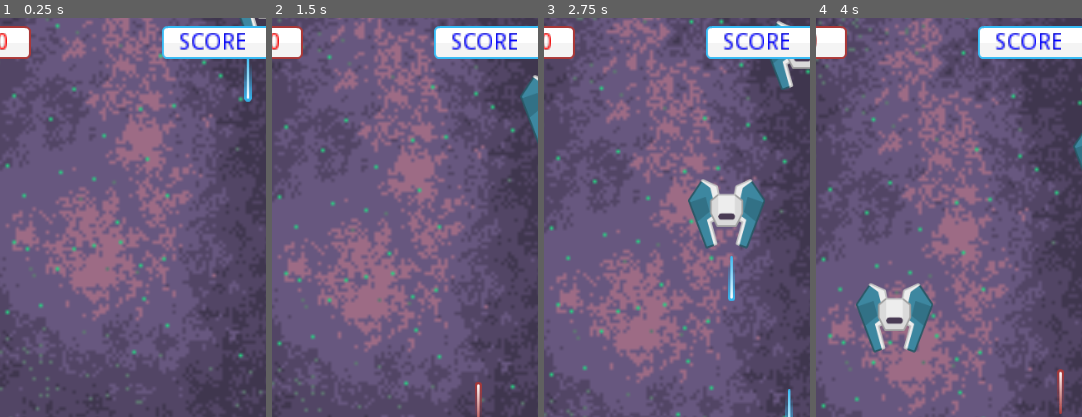
Above: before the commit, frames 1-4 (left to right).
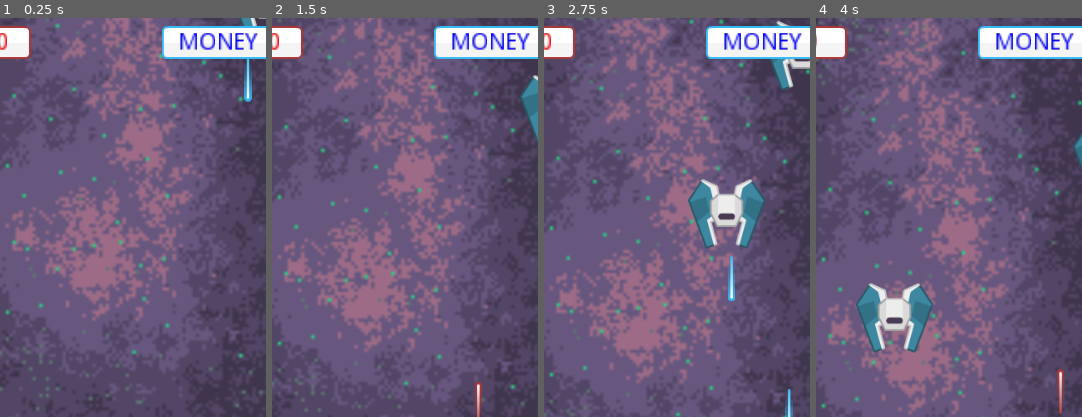
Above: after the commit, the same moments.

Repository: yang-official/super-secret-star-project
Game: Godot game, scene res://levels/demo_level.tscn
Two runs of this game, one before a commit and one after it. Both use one fixed random seed, a clock stepped at 60 frames per second and the inputs below. The project has no main scene, so this scene is started directly.
Inputs (mouse positions are % of the whole screen's width and height, from its top left):
- Up to frame 1 (0.25 s): no input
- Up to frame 2 (1.5 s): tap Enter at 0.5 s; move the mouse to (72, 45) at 0.52 s; hold Right (ui_right) 0.53-1.28 s; tap Space at 0.77 s; move the mouse to (30, 55) at 1.27 s; hold Down (ui_down) from 1.28 s (still down)
- Up to frame 3 (2.75 s): tap Space at 1.52 s; move the mouse to (60, 28) at 2.02 s; release Down (ui_down) at 2.03 s; hold Right (ui_right) from 2.03 s (still down)
- Up to frame 4 (4 s): move the mouse to (45, 70) at 2.77 s; release Right (ui_right) at 2.78 s; hold Up (ui_up) 2.78-3.53 s; tap Space at 3.02, 3.77 s; move the mouse to (80, 65) at 3.52 s; hold Left (ui_left) from 3.53 s (still down)
The pictures show only the part of the screen within x 32-82%, y 0-50%; the shares and areas given below are measured in that part.

The runs differ from the first frame. In frame 1, 0.9% of the frame differs, in the area x 67-97%, y 3-9%; in frame 2, 0.9%; in frame 3, 0.9%; in frame 4, 0.9%.

Commit message:
updated money system

Diff:
--- a/entities/enemy/Drone.gd
+++ b/entities/enemy/Drone.gd
@@ -6,7 +6,8 @@
 var can_shoot = true
 var view_size = get_viewport_rect().size
 const drops = [
-	preload("res://entities/powerups/powerup_hp.tscn")
+	preload("res://entities/powerups/powerup_hp.tscn"),
+	preload("res://entities/powerups/powerup_money.tscn")
 ]
 
 func _ready():
@@ -25,7 +26,6 @@
 	HP = new_value
 	if HP <= 0:
 		create_explosion()
-		get_node("/root/demo_level/HUD/score").score += 10
 		spawn_drop()
 		queue_free()
 	pass
@@ -48,6 +48,10 @@
 func spawn_drop():
 	var pos = get_node("gun").get_global_position()
 	var stage_node = get_parent()
-	var drop = drops[0].instance()
-	drop.set_position(pos)
-	stage_node.add_child(drop)
+	randomize()
+	var i = randi() % 3
+	i = 1
+	if i < 2:
+		var drop = drops[i].instance()
+		drop.set_position(pos)
+		stage_node.add_child(drop)
--- a/entities/enemy/Enemy.gd
+++ b/entities/enemy/Enemy.gd
@@ -23,7 +23,6 @@
 	HP = new_value
 	if HP <= 0:
 		create_explosion()
-		get_node("/root/demo_level/HUD/score").score += 5
 		queue_free()
 	pass
 
--- a/entities/player/Player.gd
+++ b/entities/player/Player.gd
@@ -5,6 +5,8 @@
 
 export var MOVE_SPEED = 400
 export var MAX_HP = 10
+export var MONEY = 999
+export var money = 0
 onready var hp = MAX_HP setget _set_HP
 onready var invulnerability_timer = $invulnerability_timer
 onready var effects_animation = $effects_animation
@@ -13,6 +15,7 @@
 var can_shoot = true
 
 signal hp_updated(hp)
+signal money_updated(money)
 signal destroyed()
 
 func _ready():
@@ -55,6 +58,7 @@
 	if invulnerability_timer.is_stopped():
 		invulnerability_timer.start()
 		_set_HP(hp - amount)
+		_set_money(money)
 		effects_animation.play("damage_flash")
 
 # Health
@@ -67,6 +71,14 @@
 		create_explosion()
 		emit_signal("destroyed")
 		queue_free()
+	pass
+
+# Money
+func _set_money(new_value):
+	var prev_money = money
+	money = clamp(new_value, 0, MAX_HP)
+	if money != prev_money:
+		emit_signal("money_updated", money)
 	pass
 
 # Shooting front cannon
--- a/entities/powerups/powerup_hp.tscn
+++ b/entities/powerups/powerup_hp.tscn
@@ -1,13 +1,17 @@
-[gd_scene load_steps=4 format=2]
+[gd_scene load_steps=5 format=2]
 
 [ext_resource path="res://entities/powerups/powerup.tscn" type="PackedScene" id=1]
 [ext_resource path="res://entities/powerups/powerup_hp.gd" type="Script" id=2]
+[ext_resource path="res://assets/sprites/powerups/powerupRed_star.png" type="Texture" id=3]
 
 [sub_resource type="RectangleShape2D" id=1]
-extents = Vector2( 11.1976, 11.4619 )
+extents = Vector2( 16.8444, 17.1086 )
 
 [node name="powerup_hp" instance=ExtResource( 1 )]
 script = ExtResource( 2 )
+
+[node name="Sprite" parent="." index="0"]
+texture = ExtResource( 3 )
 
 [node name="CollisionShape2D" parent="." index="1"]
 rotation = 0.0
--- /dev/null
+++ b/entities/powerups/powerup_money.gd
@@ -0,0 +1,12 @@
+# Powerup to restore HP
+
+extends "res://entities/powerups/powerup.gd"
+
+func _ready():
+	connect("area_entered", self, "_on_area_entered")
+	pass
+
+func _on_area_entered(other):
+	if other.is_in_group("player"):
+		other.money += 10
+		queue_free()
--- /dev/null
+++ b/entities/powerups/powerup_money.tscn
@@ -0,0 +1,15 @@
+[gd_scene load_steps=4 format=2]
+
+[ext_resource path="res://entities/powerups/powerup.tscn" type="PackedScene" id=1]
+[ext_resource path="res://entities/powerups/powerup_money.gd" type="Script" id=2]
+
+[sub_resource type="RectangleShape2D" id=1]
+extents = Vector2( 11.1976, 11.4619 )
+
+[node name="powerup_money" instance=ExtResource( 1 )]
+script = ExtResource( 2 )
+
+[node name="CollisionShape2D" parent="." index="1"]
+rotation = 0.0
+scale = Vector2( 1, 1 )
+shape = SubResource( 1 )
--- a/levels/demo_level.tscn
+++ b/levels/demo_level.tscn
@@ -72,7 +72,6 @@
 margin_bottom = 30.0
 rect_scale = Vector2( 2, 2 )
 custom_colors/font_color = Color( 0, 0, 1, 1 )
-text = "0"
 align = 1
 valign = 1
 script = ExtResource( 9 )
@@ -84,7 +83,8 @@
 margin_bottom = 30.0
 rect_scale = Vector2( 2, 2 )
 custom_colors/font_color = Color( 0, 0, 1, 1 )
-text = "SCORE"
+text = "MONEY"
 align = 1
 valign = 1
 [connection signal="hp_updated" from="Player" to="HUD/health" method="_on_Player_hp_updated"]
+[connection signal="money_updated" from="Player" to="HUD/score" method="_on_Player_money_updated"]
--- a/levels/score.gd
+++ b/levels/score.gd
@@ -1,15 +1,13 @@
 extends Label
-
-export var score = 0 setget set_score
 
 # Called when the node enters the scene tree for the first time.
 func _ready():
-	pass # Replace with function body.
+	var money = get_node("../../Player").get("money")
+	self.text = str(money)
 
 # Called every frame. 'delta' is the elapsed time since the previous frame.
 #func _process(delta):
 #	pass
 
-func set_score(new_score):
-	score = new_score
-	self.text = str(score)
+func _on_Player_money_updated(money):
+	self.text = str(money)
--- a/todo.gd
+++ b/todo.gd
@@ -8,10 +8,15 @@
 #func _process(delta):
 #	pass
 
-# Drops and pickups spawn on destruction
+# DONE: Drops and pickups spawn on destruction
 # Cutscene system
-# Money and upgrade system
+# Money system
+# Upgrade system
+# GUNS
 # Custom non-random spawns
 # Main Menu
 # Level Select Hub
 # Sounds
+
+# Lower priorities:
+# Damage animations
Binary file added: assets/sprites/powerups/powerupRed_star.png
Not shown, added: assets/sprites/powerups/powerupRed_star.png.import
